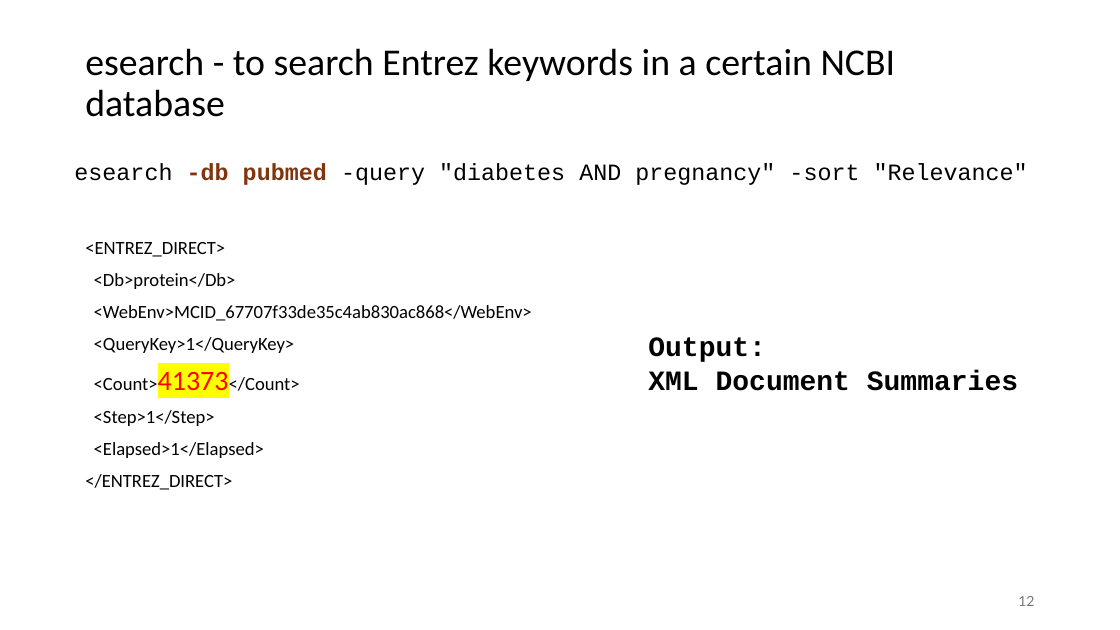
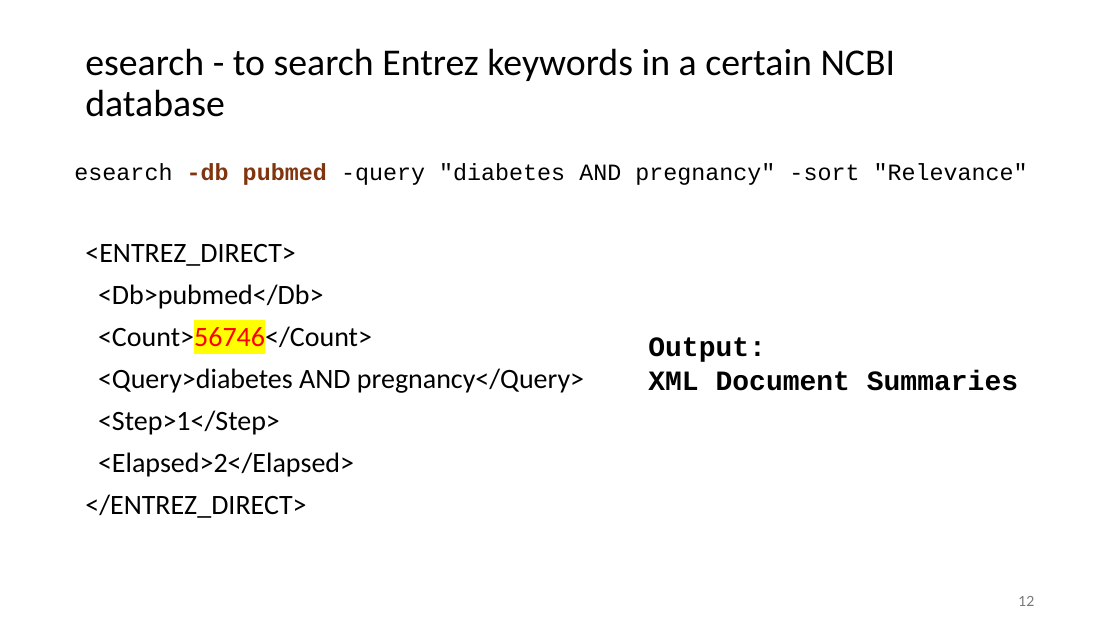
Before and after one commit to liu3zhenlab/teaching, a slide deck: slide 12 of PLPTH813Bioinformatis/2025/1_lecture/lecture08_NCBItools.pptx. Drawn at 1120x630 pixels with LibreOffice and Linux fonts; fonts in the diff are those of the drawing. Boxes give left, top, right and bottom in pixels: in the first picture for what was removed or moved away, otherwise in the second. Text is boxed around its words. In the diff, an @@ line names an element or a change of style, - is before the commit and + after.

```diff
--- a/PLPTH813Bioinformatis/2025/1_lecture/lecture08_NCBItools.pptx
+++ b/PLPTH813Bioinformatis/2025/1_lecture/lecture08_NCBItools.pptx
@@ text at (85, 244, 306, 518): size 16 to 24 pt in "<ENTREZ_DIRECT>", "<Step>1</Step>", "</ENTREZ_DIRECT>" @@
@@ text at (98, 284, 584, 393): text changed; size 16 to 24 pt @@
-<Db>protein</Db>
-<WebEnv>MCID_67707f33de35c4ab830ac868</WebEnv>
-<QueryKey>1</QueryKey>
-<Count>41373</Count>
+<Db>pubmed</Db>
+<Count>56746</Count>
+<Query>diabetes AND pregnancy</Query>
@@ text at (98, 452, 354, 477): text changed; size 16 to 24 pt @@
-<Elapsed>1</Elapsed>
+<Elapsed>2</Elapsed>
```
Also in this commit, not shown: 2 other files.
